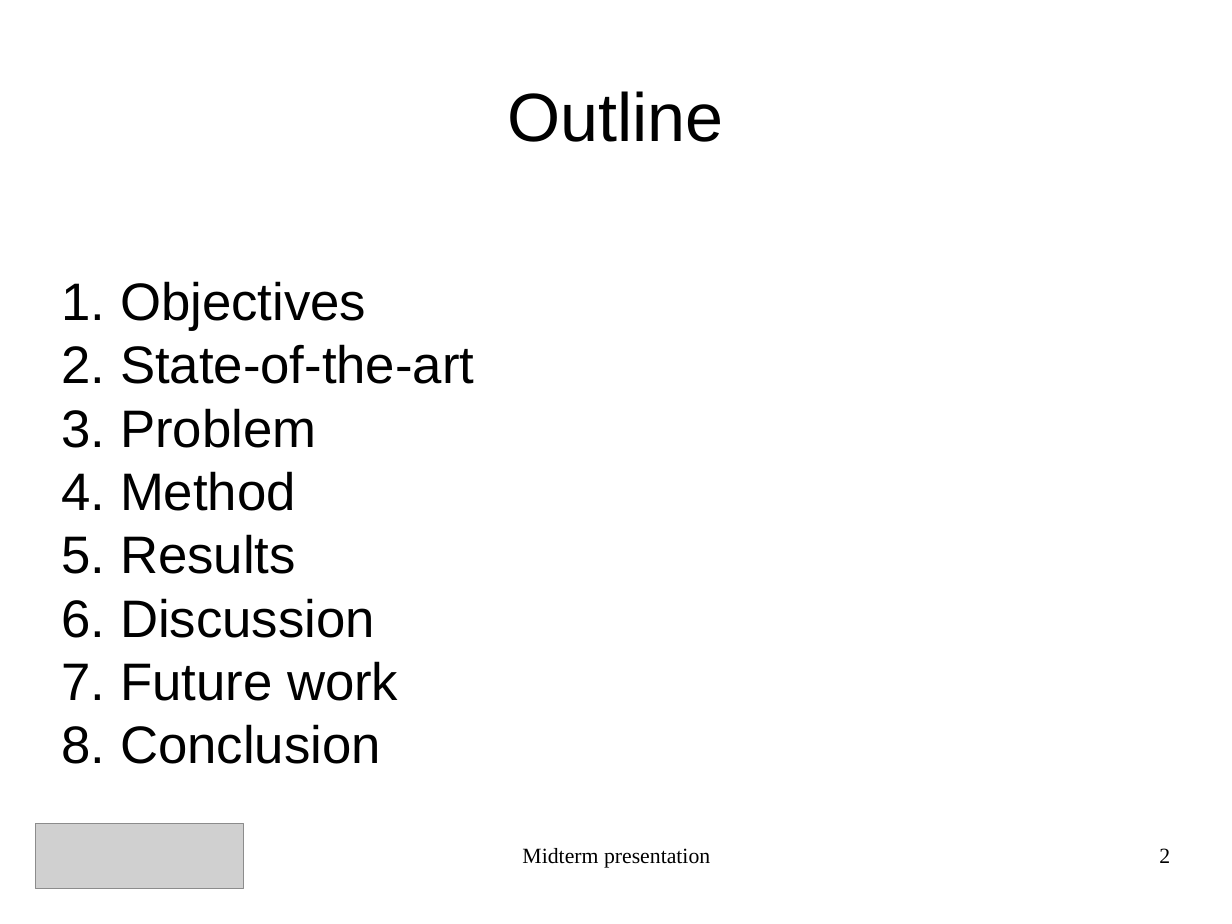
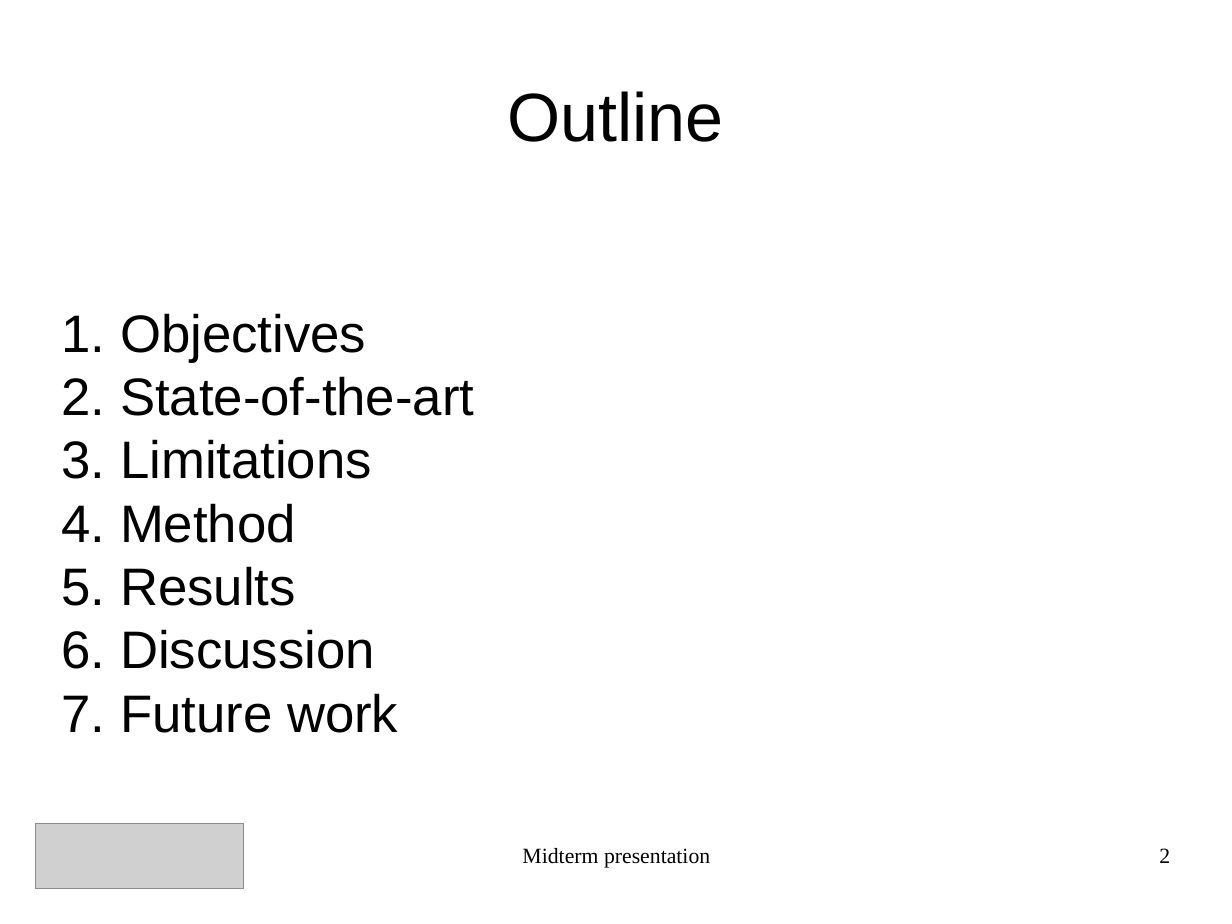
Before and after one commit to AlexVeuthey/KinectFusion, a slide deck: slide 2 of presentation/presentation.odp. Drawn at 1232x924 pixels with LibreOffice and Linux fonts; fonts in the diff are those of the drawing; grey boxes stand for pictures. Boxes give left, top, right and bottom in pixels: in the first picture for what was removed or moved away, otherwise in the second. Text is boxed around its words. In the diff, an @@ line names an element or a change of style, - is before the commit and + after.

```diff
--- a/presentation/presentation.odp
+++ b/presentation/presentation.odp
@@ subtitle at (x1=62, y1=439, x2=372, y2=479): text changed @@
-3. Problem
+3. Limitations
@@ subtitle at (x1=62, y1=724, x2=381, y2=764): paragraph removed @@
-8. Conclusion
```
Also in this commit, not shown: 8 other slides changed, 2 slides added, 1 slide removed, 10 other files.
